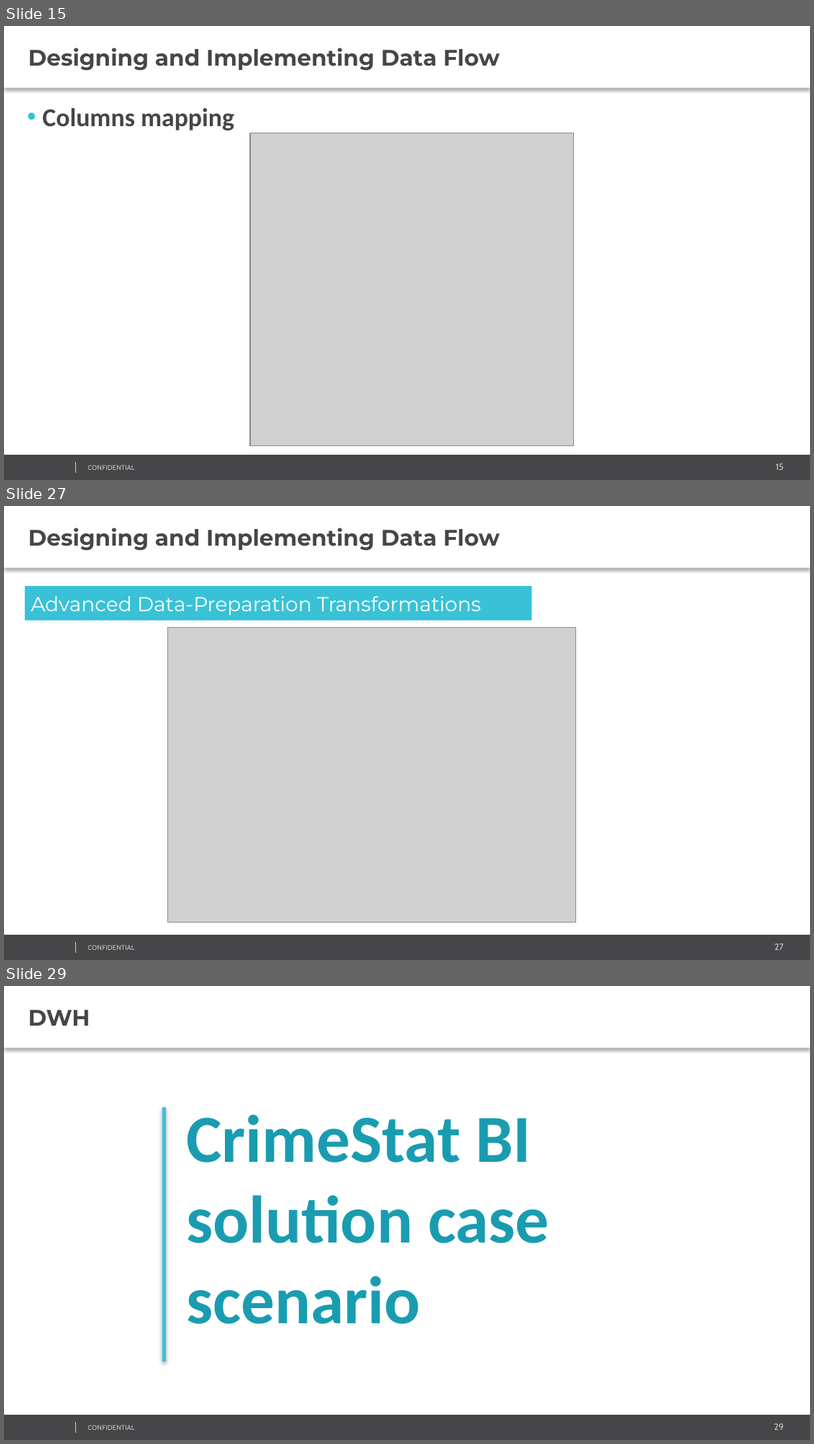
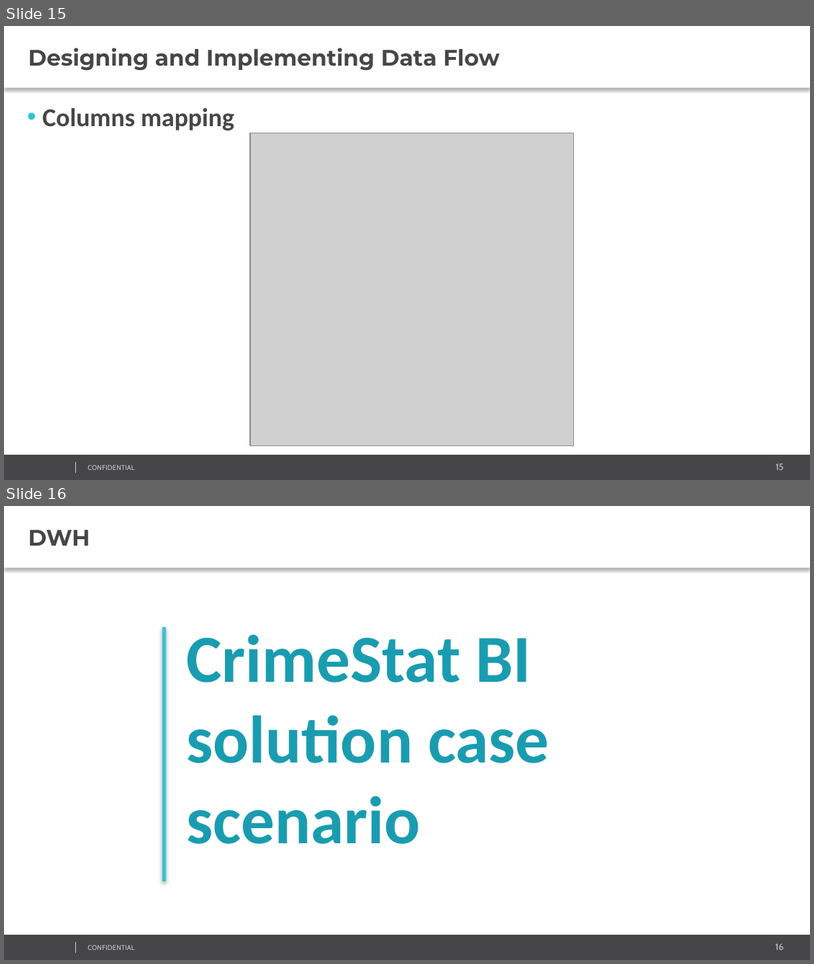
Before and after one commit to AndreyQC/MSBI.Lab, a slide deck: MSBI.Lecture.15/MSBI.Dev.S19E15.pptx. Shown one above the other, each under a label of ours: slides 15, 27 and 29 before the commit, slides 15 and 16 after it; the slides between them are not shown. The pictures are 814x1444 and 814x964 pixels, drawn with LibreOffice and Linux fonts; fonts in the diff are those of the drawing; grey boxes stand for pictures; background and template pictures are left out. Boxes give left, top, right and bottom in pixels: in the first picture for what was removed or moved away, otherwise in the second. Text is boxed around its words. In the diff, an @@ line names an element or a change of style, - is before the commit and + after.

```diff
--- a/MSBI.Lecture.15/MSBI.Dev.S19E15.pptx
+++ b/MSBI.Lecture.15/MSBI.Dev.S19E15.pptx
@@ slide 27 removed at [4,506,810,960], background #FFFFFF; not listed: 4 template elements that a slide beside it also shows @@
@@ text removed at [4,506,810,568] @@
-Designing and Implementing Data Flow
@@ rectangle removed at [25,586,532,620] @@
-Advanced Data-Preparation Transformations
@@ picture removed at [167,627,576,921] @@
@@ what was slide 29 is now slide 16 @@
@@ page number at [776,943,784,950]: text changed @@
-29
+16
```
Also in this commit, not shown: 12 other slides removed.
